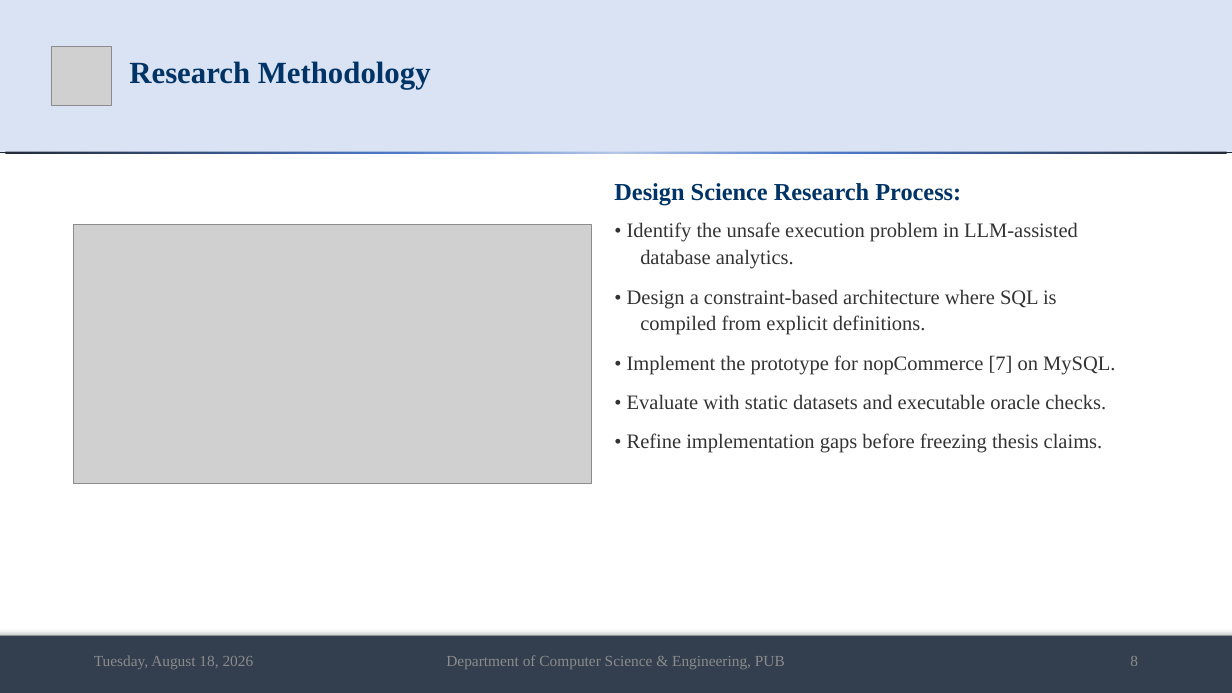
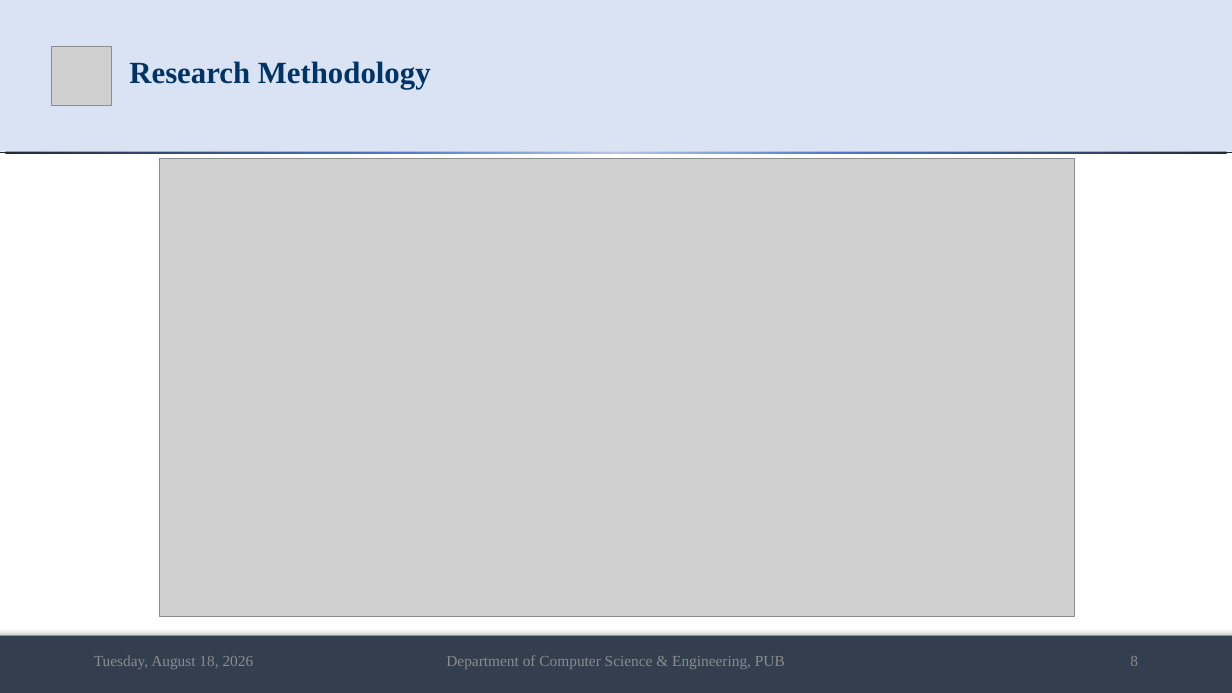
Before and after one commit to md-riaz/AEGIS-Research, a slide deck: slide 8 of docs/scripts/Md_Riaz_Final_Defense_0322310105101024.pptx. Drawn at 1232x693 pixels with LibreOffice and Linux fonts; fonts in the diff are those of the drawing; grey boxes stand for pictures. Boxes give left, top, right and bottom in pixels: in the first picture for what was removed or moved away, otherwise in the second. Text is boxed around its words. In the diff, an @@ line names an element or a change of style, - is before the commit and + after.

Commit message:
Polish thesis and defense writing

```diff
--- a/docs/scripts/Md_Riaz_Final_Defense_0322310105101024.pptx
+++ b/docs/scripts/Md_Riaz_Final_Defense_0322310105101024.pptx
@@ picture resized from (x1=74, y1=225, x2=592, y2=483) to (x1=160, y1=159, x2=1075, y2=616) @@
@@ text removed at (x1=614, y1=183, x2=1115, y2=453) @@
-Design Science Research Process:
-• Identify the unsafe execution problem in LLM-assisted database analytics.
-• Design a constraint-based architecture where SQL is compiled from explicit definitions.
-• Implement the prototype for nopCommerce [7] on MySQL.
-• Evaluate with static datasets and executable oracle checks.
-• Refine implementation gaps before freezing thesis claims.
```
Also in this commit, not shown: 12 other slides changed, 2 slides added, 2 slides removed, 15 other files.
